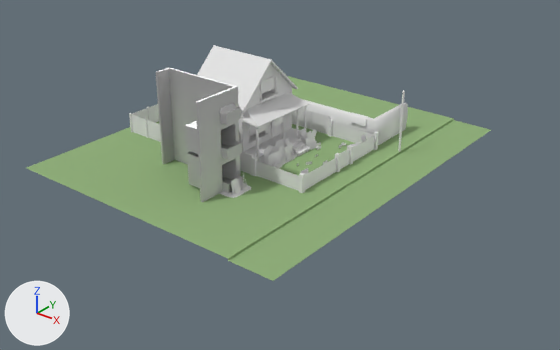
An edit to the Blender file Dog/Assets/Models/House_External_01.blend, drawn before and after from the same camera.
Before and after are seen from a 50 mm camera at (47.0, -58.1, 33.4) aimed at (2.4, -2.4, -1.2). Lighting does not change. The marker at lower left points along +X, +Y and +Z.

The first picture shows 'Circle', 'Cube', 'Ground', 'Ground.001', 'Ground.002', 'Ground.003', 'Ground.004', 'Ground.005', 'Hedge', 'Main_House', 'Plane.016', 'Plane.017', 'Plane.019'.
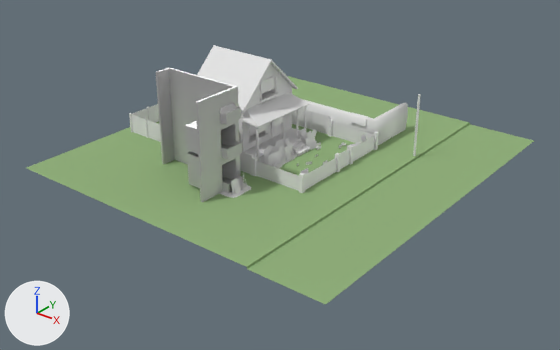
Boxes [x1, y1, x2, y2] around the edits, measured in the pictures (560 x 350 px):
'Ground.005', reshaped (31% wider, 27% taller): before [208, 193, 365, 281]; after [208, 193, 414, 305]
'Ground.003', reshaped (34% wider, 26% taller): before [304, 149, 436, 217]; after [304, 149, 481, 235]
'Ground.004', reshaped (38% wider, 25% taller): before [378, 114, 491, 168]; after [378, 114, 534, 182]
'Circle', moved: before [398, 90, 405, 152]; after [413, 94, 421, 156]

The edits, one by one:
me_plane_027 has 10 vertices, 4 faces and spans x -0.25..0.62, y -0.75..0.88, z -0.03..0.0.
me_plane_027 is used by ob_ground_005; location (10.0, -13.0, 0.0); scale (8.0, 8.0, 8.0).
Before the commit, vertices of me_plane_027: 1 (0.04, -0.75, 0.0) at pixel (227, 258), 3 (0.04, 0.88, 0.0) at pixel (322, 199), 4 (0.04, -0.75, -0.03) at pixel (227, 260), 5 (0.04, 0.88, -0.03) at pixel (322, 201), 8 (0.0, -0.75, 0.0) at pixel (225, 257).
Before the commit, vertices of me_plane_027: 9 (0.0, 0.88, 0.0) at pixel (319, 199).
Part 1, on me_plane_027:
Vertices 1, 3, 4, 5, 8, 9 of me_plane_027 move by (0.25, 0.0, 0.0).
Vertex 6 of me_plane_027 moves from (0.62, -0.75, -0.03) at pixel (272, 280) to (1.25, -0.75, -0.03) at pixel (325, 304).
Vertex 7 of me_plane_027 moves from (0.62, 0.88, -0.03) at pixel (365, 217) to (1.25, 0.88, -0.03) at pixel (414, 234).
me_plane_013 has 10 vertices, 4 faces and spans x -0.25..0.62, y -0.75..0.88, z -0.03..0.0.
me_plane_013 is used by ob_ground_004; location (10.0, 13.0, 0.0); scale (8.0, 8.0, 8.0).
Before the commit, vertices of me_plane_013: 1 (0.04, -0.75, 0.0) at pixel (395, 154), 3 (0.04, 0.88, 0.0) at pixel (454, 118), 4 (0.04, -0.75, -0.03) at pixel (395, 156), 5 (0.04, 0.88, -0.03) at pixel (453, 120), 8 (0.0, -0.75, 0.0) at pixel (393, 153).
Before the commit, vertices of me_plane_013: 9 (0.0, 0.88, 0.0) at pixel (451, 117).
Part 2, on me_plane_013:
Vertices 1, 3, 4, 5, 8, 9 of me_plane_013 move by (0.25, 0.0, 0.0).
Vertex 6 of me_plane_013 moves from (0.62, -0.75, -0.03) at pixel (435, 168) to (1.25, -0.75, -0.03) at pixel (481, 182).
Vertex 7 of me_plane_013 moves from (0.62, 0.88, -0.03) at pixel (491, 129) to (1.25, 0.88, -0.03) at pixel (534, 140).
me_plane_002 has 10 vertices, 4 faces and spans x -0.25..0.62, y -0.75..0.88, z -0.03..0.0.
me_plane_002 is used by ob_ground_003; location (10.0, 0.0, 0.0); scale (8.0, 8.0, 8.0).
Before the commit, vertices of me_plane_002: 1 (0.04, -0.75, 0.0) at pixel (322, 199), 3 (0.04, 0.88, 0.0) at pixel (395, 154), 4 (0.04, -0.75, -0.03) at pixel (322, 201), 5 (0.04, 0.88, -0.03) at pixel (395, 156), 8 (0.0, -0.75, 0.0) at pixel (319, 199).
Before the commit, vertices of me_plane_002: 9 (0.0, 0.88, 0.0) at pixel (393, 153).
Part 3, on me_plane_002:
Vertices 1, 3, 4, 5, 8, 9 of me_plane_002 move by (0.25, 0.0, 0.0).
Vertex 6 of me_plane_002 moves from (0.62, -0.75, -0.03) at pixel (365, 217) to (1.25, -0.75, -0.03) at pixel (414, 234).
Vertex 7 of me_plane_002 moves from (0.62, 0.88, -0.03) at pixel (435, 168) to (1.25, 0.88, -0.03) at pixel (481, 182).
Object 'Circle' (ob_circle) moves from (10.16, 7.99, -0.21) to (11.95, 7.99, -0.21).
